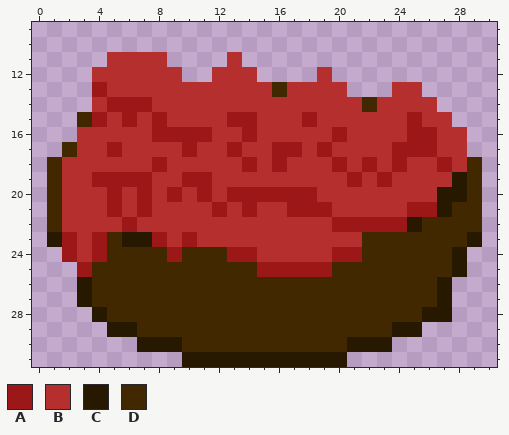
Pixel-art sprite: Content/Ingredient/wolfberryMeal.png. The picture above was drawn from the file before the commit.
The file is 32x32 pixels. Shown: x 0..30, y 9..31.
Palette (. is transparent): A #9c1818  B #b62f2f  C #271800  D #412800
After:
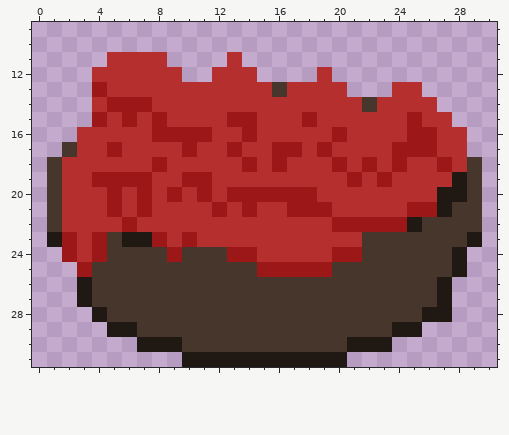
The edit:
@@ palette @@
-C #271800
+C #201812
-D #412800
+D #46362b
@@ x 1..5 @@
 14 ...BA
-15 ..DAB
+15 ...AB
 16 ..BBB
Boxes around the changes in both pictures, in picture pixels (x1, y1, x2, y2):
changed: (272, 82, 287, 97)
changed: (362, 97, 377, 112)
changed: (47, 112, 482, 367)
